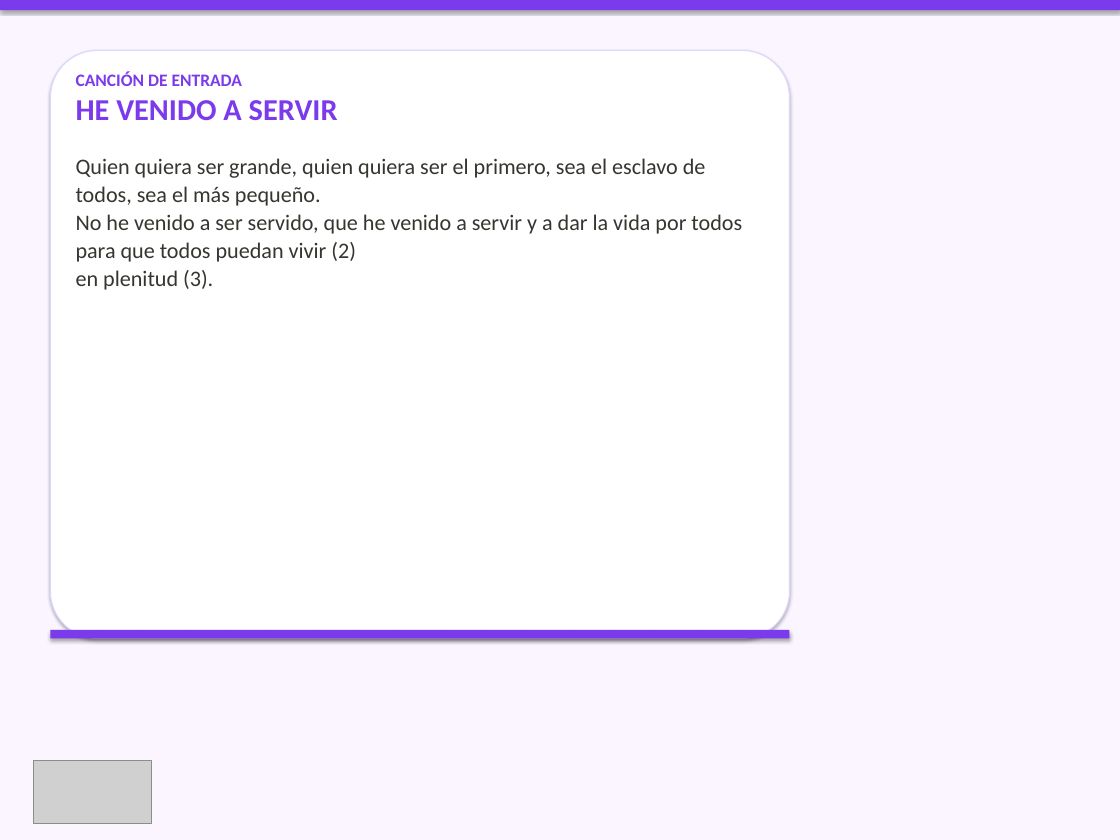
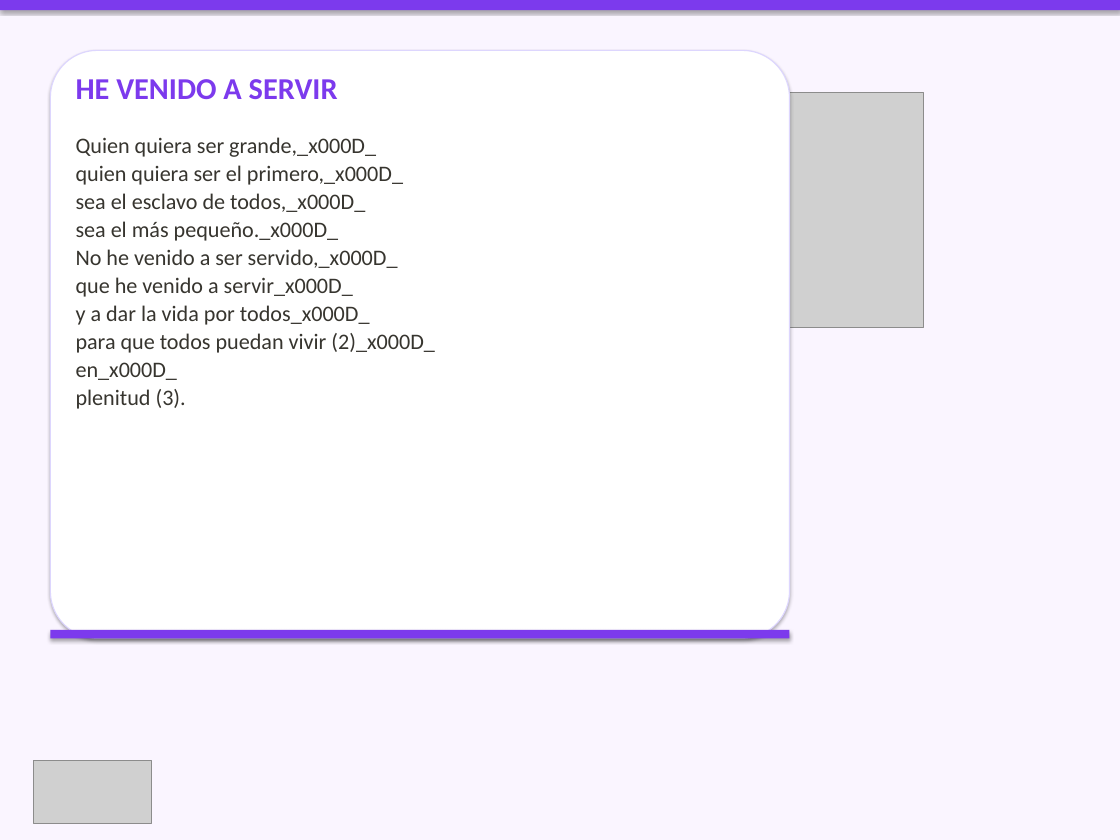
Before and after one commit to CC5M5/CCE-M5, a slide deck: slide 2 of presentaciones/2026-10-04_celebracion.pptx. Drawn at 1120x840 pixels with LibreOffice and Linux fonts; fonts in the diff are those of the drawing; grey boxes stand for pictures. Boxes give left, top, right and bottom in pixels: in the first picture for what was removed or moved away, otherwise in the second. Text is boxed around its words. In the diff, an @@ line names an element or a change of style, - is before the commit and + after.

```diff
--- a/presentaciones/2026-10-04_celebracion.pptx
+++ b/presentaciones/2026-10-04_celebracion.pptx
@@ text at (76, 72, 242, 86): paragraph removed @@
-CANCIÓN DE ENTRADA
@@ picture added at (613, 92, 924, 328) @@
@@ text at (76, 137, 434, 409): text changed @@
-Quien quiera ser grande, quien quiera ser el primero, sea el esclavo de todos, sea el más pequeño.
-No he venido a ser servido, que he venido a servir y a dar la vida por todos para que todos puedan vivir (2)
-en plenitud (3).
+Quien quiera ser grande,_x000D_
+quien quiera ser el primero,_x000D_
+sea el esclavo de todos,_x000D_
+sea el más pequeño._x000D_
+No he venido a ser servido,_x000D_
+que he venido a servir_x000D_
+y a dar la vida por todos_x000D_
+para que todos puedan vivir (2)_x000D_
+en_x000D_
+plenitud (3).
```
Also in this commit, not shown: 17 other slides changed, 12 slides added, 43 other files.
